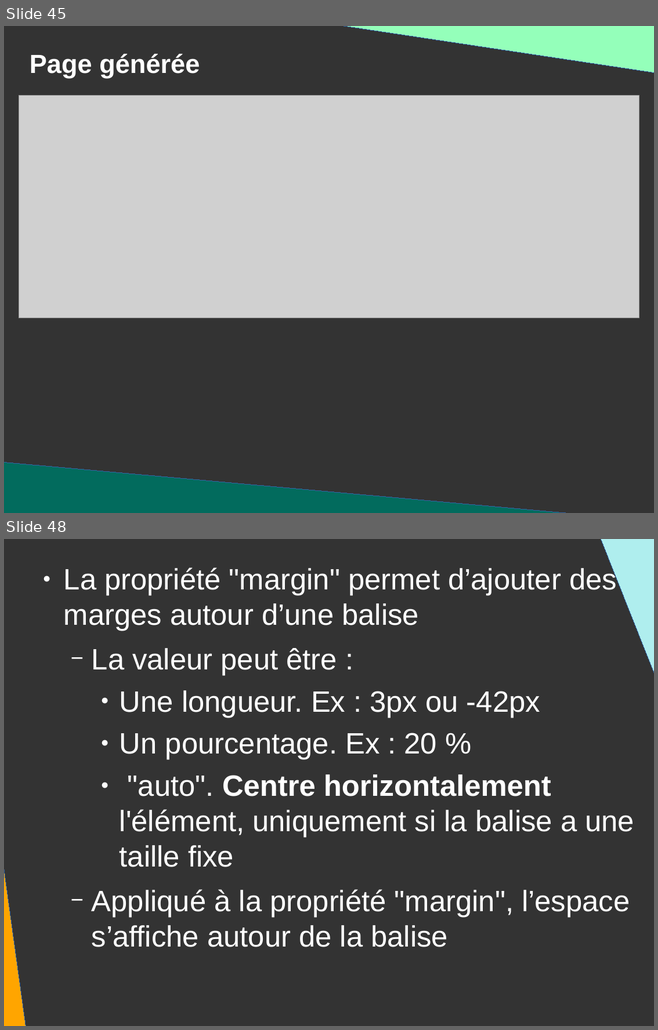
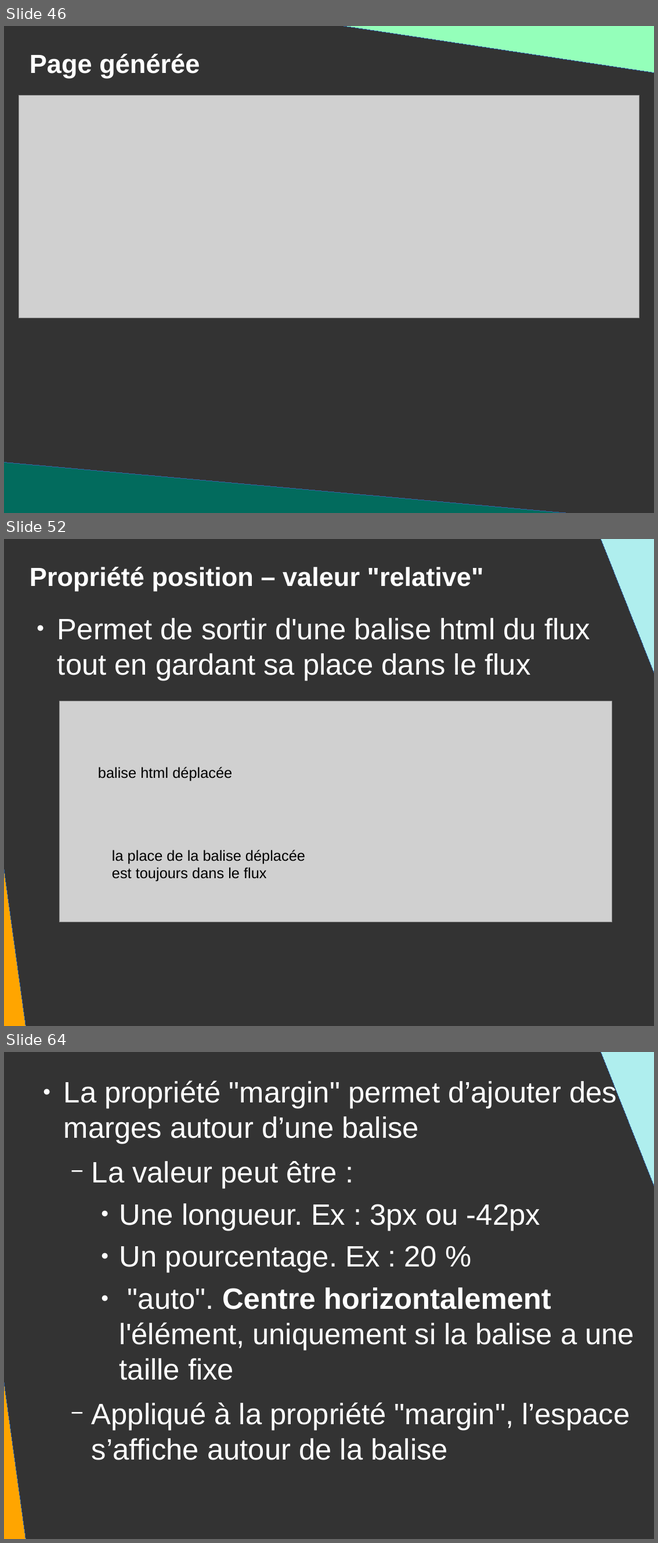
Before and after one commit to DanYellow/presentations, a slide deck: mmi/html/travaux-pratiques/numero-2/presentation.odp. Shown one above the other, each under a label of ours: slides 45 and 48 before the commit, slides 46, 52 and 64 after it; the slides between them are not shown. The pictures are 658x1030 and 658x1543 pixels, drawn with LibreOffice and Linux fonts; fonts in the diff are those of the drawing; grey boxes stand for pictures. Boxes give left, top, right and bottom in pixels: in the first picture for what was removed or moved away, otherwise in the second. Text is boxed around its words. In the diff, an @@ line names an element or a change of style, - is before the commit and + after.

```diff
--- a/mmi/html/travaux-pratiques/numero-2/presentation.odp
+++ b/mmi/html/travaux-pratiques/numero-2/presentation.odp
@@ slide 52 added at [4,539,654,1026], background #333333 @@
@@ right triangle added at [593,539,654,773], fill #AFEEEE, outline #3465A4 0 pt @@
@@ title added at [30,567,484,591], 32 pt, text #FFFFFF, bold @@
+Propriété position – valeur "relative"
@@ right triangle added at [4,614,28,1026], fill #FFA500, outline #3465A4 0 pt @@
@@ text added at [57,618,590,681], 36 pt, text #FFFFFF @@
+● Permet de sortir d'une balise html du flux tout en gardant sa place dans le flux
@@ picture added at [60,702,612,923] @@
@@ text added at [98,767,232,781], 18 pt, text #000000 @@
+balise html déplacée
@@ text added at [112,850,305,882], 18 pt, text #000000 @@
+la place de la balise déplacée est toujours dans le flux
@@ what was slide 45 is now slide 46 @@
@@ what was slide 48 is now slide 64 @@
```
Also in this commit, not shown: 3 slides changed, 16 other slides added, 1 slide removed, 3 other files.
